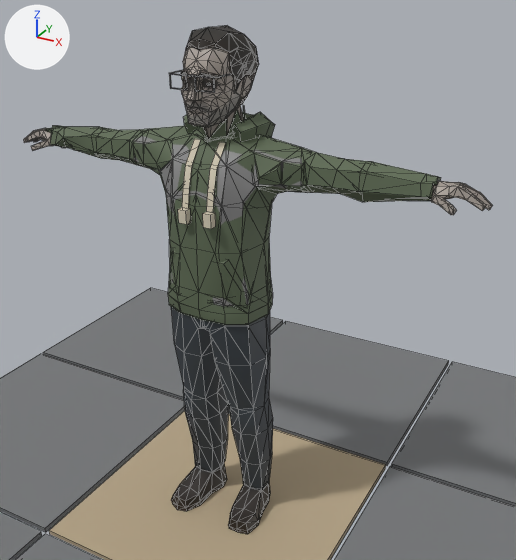
A saved change to the Blender file assets/source/characters/survivor_01/survivor_01.blend.
Before and after are seen from a 50 mm lens placed at (1.208, -1.945, 1.945), pointed at (0.099, 0.072, 0.937). The lights are fixed; the arrows at upper left show +X, +Y and +Z. The older version comes first. Mesh edges are drawn as thin lines on the coarser meshes.

The first picture shows 'review_floor', 'survivor_01', 'survivor_01_hoodie' and 1 more.
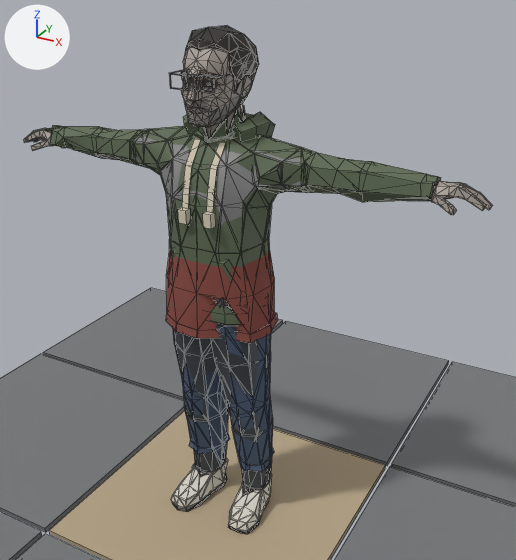
Edits to the scene script, one JSON object a line:
```json
{"op": "add", "block": "mat_pal_trainer_white", "code": ["mat_pal_trainer_white = principled_material('pal.trainer_white')", "mat_pal_trainer_white.base_color = (0.694, 0.665, 0.591)  # light grey #d9d5ca", "mat_pal_trainer_white.roughness = 0.6"]}
{"op": "add", "block": "mat_pal_denim", "code": ["mat_pal_denim = principled_material('pal.denim')", "mat_pal_denim.base_color = (0.0685, 0.102, 0.168)  # dark blue #4a5a72", "mat_pal_denim.roughness = 0.95"]}
{"op": "add", "block": "mat_pal_denim_dark", "code": ["mat_pal_denim_dark = principled_material('pal.denim_dark')", "mat_pal_denim_dark.base_color = (0.0343, 0.0497, 0.0844)  # dark blue #343f52", "mat_pal_denim_dark.roughness = 0.95"]}
{"op": "add", "block": "mat_pal_cotton_red", "code": ["mat_pal_cotton_red = principled_material('pal.cotton_red')", "mat_pal_cotton_red.base_color = (0.254, 0.0685, 0.0545)  # brown #8a4a42", "mat_pal_cotton_red.roughness = 0.95"]}
{"op": "add", "block": "me_survivor_01_trainers", "code": ["me_survivor_01_trainers = bpy.data.meshes.new('survivor_01_trainers')", "me_survivor_01_trainers.from_pydata(...)  # 107 vertices, 158 faces; spans x -0.183..0.19, y -0.168..0.113, z 0.0..0.101", "me_survivor_01_trainers.polygons.foreach_set('use_smooth', [True] * 158)", "# faces by material slot: [106, 52]", "me_survivor_01_trainers.materials.append(mat_pal_trainer_white)  # light grey #d9d5ca", "me_survivor_01_trainers.materials.append(mat_pal_plastic_grey)  # grey #76787a"]}
{"op": "add", "block": "me_survivor_01_jeans", "code": ["me_survivor_01_jeans = bpy.data.meshes.new('survivor_01_jeans')", "me_survivor_01_jeans.from_pydata(...)  # 184 vertices, 272 faces; spans x -0.179..0.187, y -0.155..0.12, z 0.09..0.939", "me_survivor_01_jeans.polygons.foreach_set('use_smooth', [True] * 272)", "# faces by material slot: [256, 16]", "me_survivor_01_jeans.materials.append(mat_pal_denim)  # dark blue #4a5a72", "me_survivor_01_jeans.materials.append(mat_pal_denim_dark)  # dark blue #343f52"]}
{"op": "add", "block": "me_survivor_01_t_shirt", "code": ["me_survivor_01_t_shirt = bpy.data.meshes.new('survivor_01_t_shirt')", "me_survivor_01_t_shirt.from_pydata(...)  # 166 vertices, 260 faces; spans x -0.331..0.331, y -0.179..0.133, z 0.798..1.542", "me_survivor_01_t_shirt.polygons.foreach_set('use_smooth', [True] * 260)", "me_survivor_01_t_shirt.materials.append(mat_pal_cotton_red)  # brown #8a4a42"]}
{"op": "add", "block": "ob_survivor_01_trainers", "code": ["ob_survivor_01_trainers = bpy.data.objects.new('survivor_01_trainers', me_survivor_01_trainers)", "ob_survivor_01_trainers.location = (0.0, 0.0, 0.0)"]}
{"op": "add", "block": "ob_survivor_01_jeans", "code": ["ob_survivor_01_jeans = bpy.data.objects.new('survivor_01_jeans', me_survivor_01_jeans)", "ob_survivor_01_jeans.location = (0.0, 0.0, 0.0)"]}
{"op": "add", "block": "ob_survivor_01_t_shirt", "code": ["ob_survivor_01_t_shirt = bpy.data.objects.new('survivor_01_t_shirt', me_survivor_01_t_shirt)", "ob_survivor_01_t_shirt.location = (0.0, 0.0, 0.0)"]}
```

Changed parts and their boxes [x1, y1, x2, y2] in the pictures (516 x 560 px):
```json
{"object": "survivor_01_t_shirt", "change": "added", "after": [166, 111, 278, 343], "on screen": "brown"}
{"object": "survivor_01_jeans", "change": "added", "after": [176, 324, 274, 473], "on screen": "dark blue"}
{"object": "survivor_01_trainers", "change": "added", "after": [171, 458, 272, 534], "faces in mat_pal_trainer_white (light grey #d9d5ca)": [171, 458, 272, 531], "faces in mat_pal_plastic_grey (grey #76787a)": [173, 483, 257, 534]}
```
